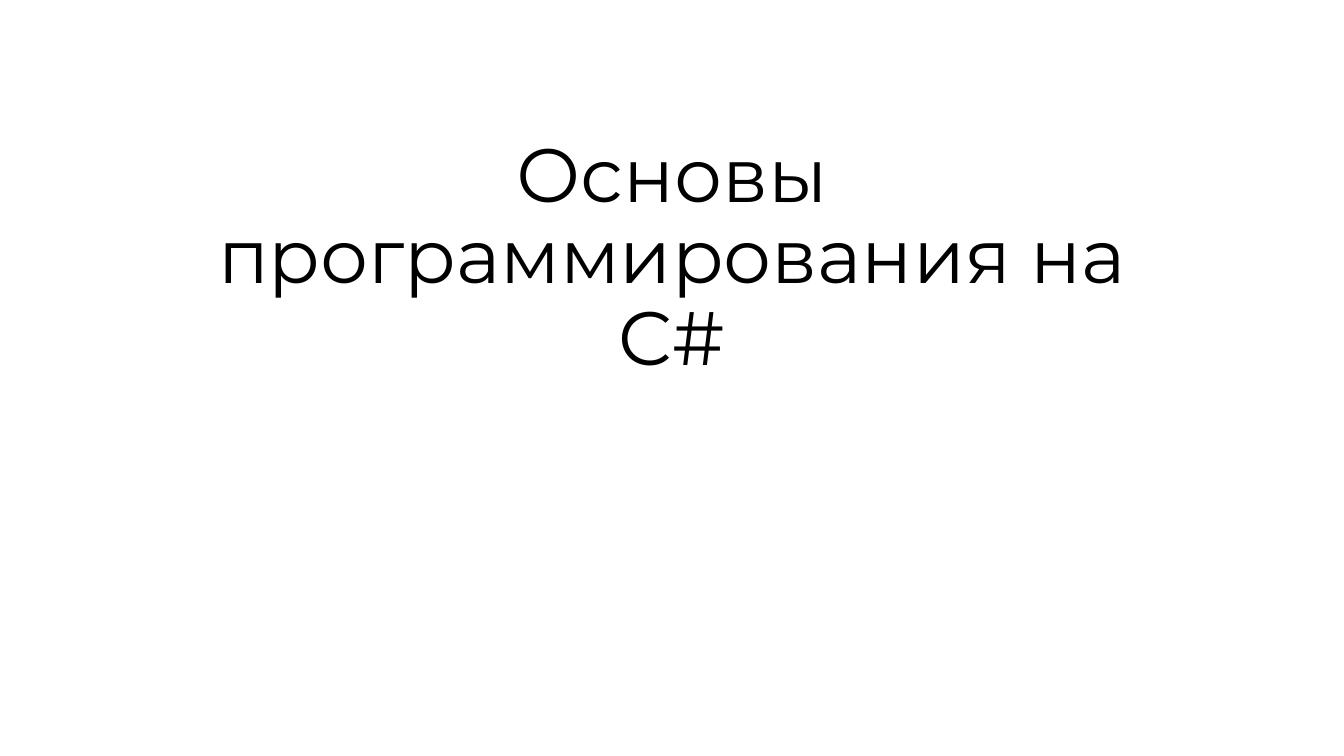
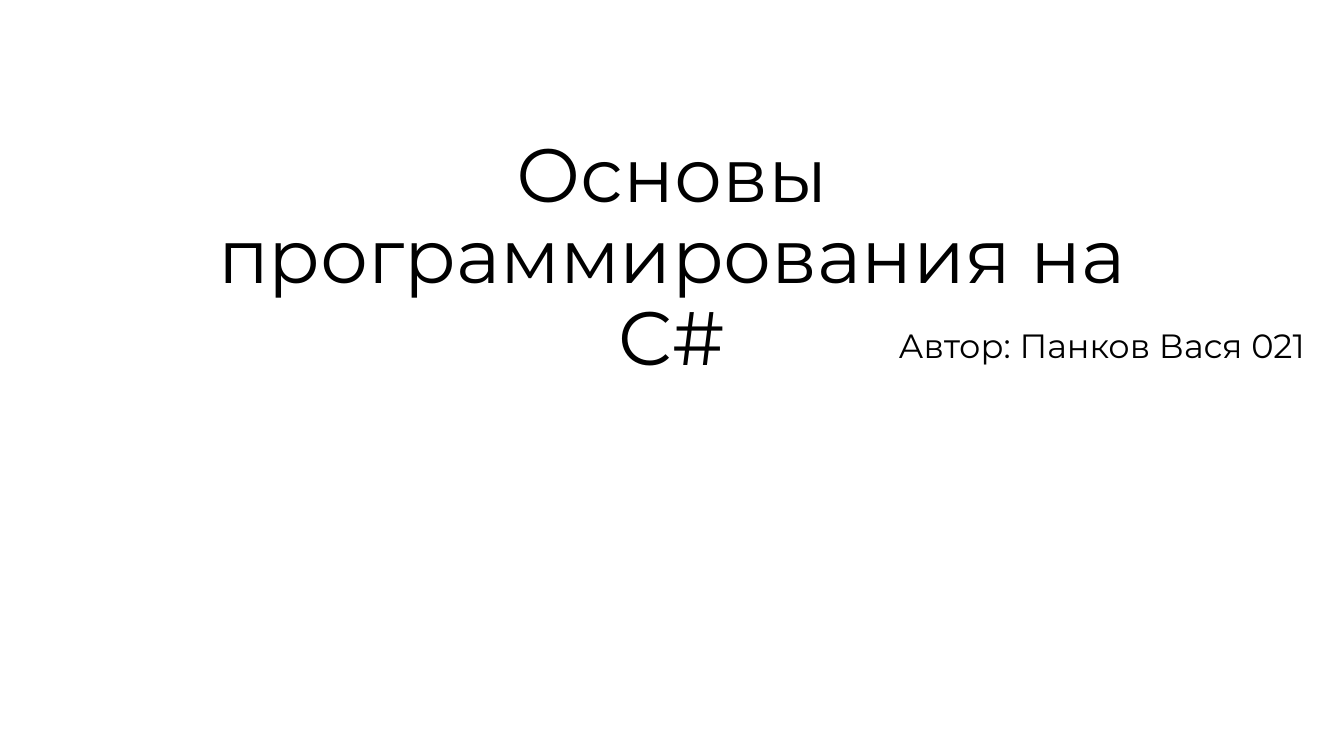
Before and after one commit to suai-materials/abstracts, a slide deck: slide 1 of IT/Лабораторные работы/Тест.pptx. Drawn at 1344x756 pixels with LibreOffice and Linux fonts; fonts in the diff are those of the drawing; background and template pictures are left out. Boxes give left, top, right and bottom in pixels: in the first picture for what was removed or moved away, otherwise in the second. Text is boxed around its words. In the diff, an @@ line names an element or a change of style, - is before the commit and + after.

```diff
--- a/IT/Лабораторные работы/Тест.pptx
+++ b/IT/Лабораторные работы/Тест.pptx
@@ subtitle added at box(899, 334, 1304, 365), 24 pt, text #000000 @@
+Автор: Панков Вася 021
```
Also in this commit, not shown: 2 other slides changed, 8 slides added, 1 slide removed, 2 other files.
